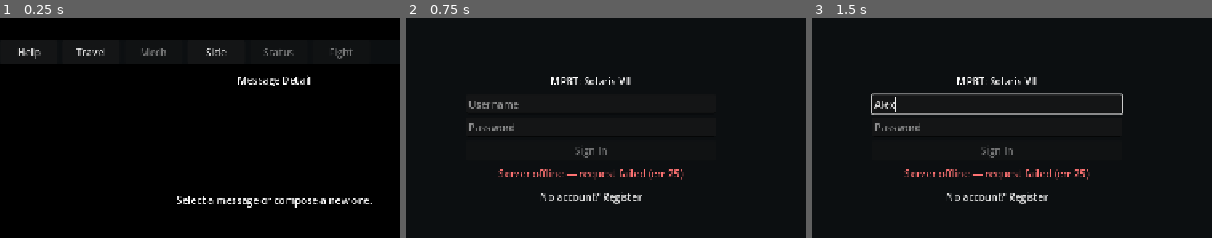
Above: before the commit, frames 1-3 (left to right).
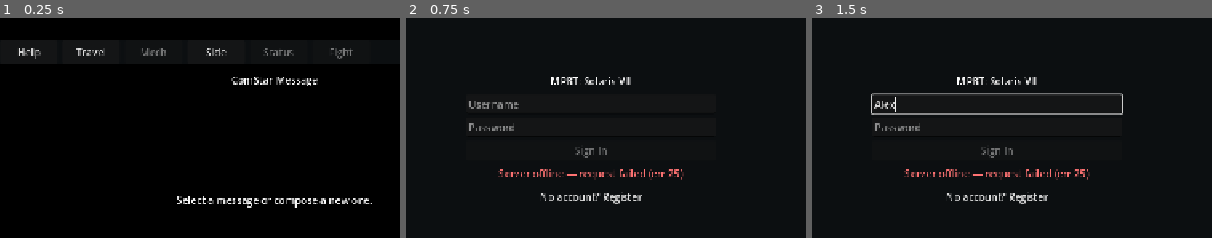
Above: after the commit, the same moments.

Repository: gnummers/mpbt-client
Game: Godot game, scene res://scenes/comstar/comstar.tscn
Same seed, same stepped clock (60 frames per second), same inputs: the game is played once before the commit and once after it. This scene is started directly instead of the project's main scene.
Inputs (mouse positions are % of the whole screen's width and height, from its top left):
- Up to frame 1 (0.25 s): no input
- Up to frame 2 (0.75 s): click "Travel" at 0.5 s
- Up to frame 3 (1.5 s): click (50, 35) at 1.27 s; type "Alex" at 1.35 s
The pictures show only the part of the screen within x 27-77%, y 16-66%; the shares and areas given below are measured in that part.

The runs differ from the first frame. In frame 1, 0.6% of the frame differs, in the area x 57-80%, y 25-31%; in frame 2, nothing differs; in frame 3, nothing differs.

Commit message:
fix: align ComStar with retail messaging
Co-authored-by: Copilot <223556219+Copilot@users.noreply.github.com>

Diff:
--- a/scenes/comstar/comstar.gd
+++ b/scenes/comstar/comstar.gd
@@ -10,11 +10,18 @@
 const STANDINGS_SCENE := "res://scenes/standings/standings.tscn"
 const SETTINGS_SCENE := "res://scenes/settings/settings.tscn"
 const ARENA_SCENE := "res://scenes/arena/ready_room.tscn"
+const COMSTAR_REPLY_TAG_LENGTH := 9
+const COMSTAR_BODY_CHARS_PER_LINE := 92
+const COMSTAR_BODY_LINES_PER_PAGE := 12
 
 var _comstar: Node  # ComstarClient
 var _messages: Array = []
 var _selected_msg: Dictionary = {}
 var _command_texture: Texture2D = null
+var _selected_reply_prefix := ""
+var _compose_reply_prefix := ""
+var _message_body_pages: Array[String] = []
+var _message_body_page := 0
 
 @onready var _shell_north: TextureRect = $ShellNorth
 @onready var _shell_south: TextureRect = $ShellSouth
@@ -49,6 +56,7 @@
 @onready var _inbox_list: VBoxContainer = $MainVBox/ContentHBox/InboxShell/InboxMargin/InboxVBox/InboxScroll/InboxList
 @onready var _compose_btn: Button = $MainVBox/ContentHBox/InboxShell/InboxMargin/InboxVBox/ComposeButton
 @onready var _placeholder_label: Label = $MainVBox/ContentHBox/DetailShell/DetailMargin/DetailVBox/PlaceholderLabel
+@onready var _detail_title: Label = $MainVBox/ContentHBox/DetailShell/DetailMargin/DetailVBox/DetailTitle
 @onready var _detail_view: VBoxContainer = $MainVBox/ContentHBox/DetailShell/DetailMargin/DetailVBox/DetailView
 @onready var _det_from: Label = $MainVBox/ContentHBox/DetailShell/DetailMargin/DetailVBox/DetailView/FromLabel
 @onready var _det_subject: Label = $MainVBox/ContentHBox/DetailShell/DetailMargin/DetailVBox/DetailView/SubjectLabel
@@ -58,6 +66,7 @@
 @onready var _delete_btn: Button = $MainVBox/ContentHBox/DetailShell/DetailMargin/DetailVBox/DetailView/ActionBar/DeleteButton
 @onready var _compose_view: VBoxContainer = $MainVBox/ContentHBox/DetailShell/DetailMargin/DetailVBox/ComposeView
 @onready var _to_field: LineEdit = $MainVBox/ContentHBox/DetailShell/DetailMargin/DetailVBox/ComposeView/ToRow/ToField
+@onready var _subject_row: HBoxContainer = $MainVBox/ContentHBox/DetailShell/DetailMargin/DetailVBox/ComposeView/SubjectRow
 @onready var _subject_field: LineEdit = $MainVBox/ContentHBox/DetailShell/DetailMargin/DetailVBox/ComposeView/SubjectRow/SubjectField
 @onready var _body_field: TextEdit = $MainVBox/ContentHBox/DetailShell/DetailMargin/DetailVBox/ComposeView/BodyField
 @onready var _send_btn: Button = $MainVBox/ContentHBox/DetailShell/DetailMargin/DetailVBox/ComposeView/ActionBar/SendButton
@@ -69,6 +78,11 @@
 	_apply_retail_shell_art()
 	_refresh_command_bar()
 	_user_label.text = _user_summary()
+	_detail_title.text = "ComStar Message"
+	_subject_row.visible = false
+	_subject_field.text = ""
+	_to_field.placeholder_text = "Display name or 5-char ComStar ID"
+	_delete_btn.visible = false
 
 	_comstar = load("res://scripts/net/comstar_client.gd").new()
 	add_child(_comstar)
@@ -80,6 +94,8 @@
 	_comstar.mark_failed.connect(_on_mark_failed)
 	_comstar.message_deleted.connect(_on_message_deleted)
 	_comstar.delete_failed.connect(_on_delete_failed)
+	if not WSClient.comstar_message_received.is_connected(_on_comstar_message_received):
+		WSClient.comstar_message_received.connect(_on_comstar_message_received)
 
 	_show_detail(false)
 	_show_compose(false)
@@ -224,10 +240,14 @@
 	for msg_v in _messages:
 		var msg := msg_v as Dictionary
 		var btn := Button.new()
-		var prefix := "" if msg.get("readAt") != null else "[NEW] "
 		var from := str(msg.get("from", "?"))
-		var subj := str(msg.get("subject", "(no subject)"))
-		btn.text = "%s%s\n%s" % [prefix, from, subj]
+		var code := str(msg.get("fromComstarCode", ""))
+		var preview := _visible_comstar_body(str(msg.get("body", "")))
+		if preview.is_empty():
+			preview = _visible_comstar_body(str(msg.get("preview", "")))
+		preview = _build_preview(preview)
+		var label := from if code.is_empty() else "%s [%s]" % [from, code]
+		btn.text = "%s\n%s" % [label, preview]
 		btn.alignment = HORIZONTAL_ALIGNMENT_LEFT
 		btn.flat = true
 		btn.size_flags_horizontal = Control.SIZE_EXPAND_FILL
@@ -236,10 +256,108 @@
 
 
 func _populate_detail(msg: Dictionary) -> void:
-	_det_from.text = "From: %s" % str(msg.get("from", "?"))
-	_det_subject.text = "Subject: %s" % str(msg.get("subject", "(no subject)"))
+	var from := str(msg.get("from", "?"))
+	var code := str(msg.get("fromComstarCode", ""))
+	var body_parts := _extract_reply_prefix_tags(str(msg.get("body", "")))
+	_selected_reply_prefix = str(body_parts.get("reply_prefix", ""))
+	_det_from.text = "From: %s" % from
+	_det_subject.visible = not code.is_empty()
+	_det_subject.text = "ComStar ID: %s" % code
 	_det_date.text = "Sent: %s" % _format_date(str(msg.get("sentAt", "")))
-	_det_body.text = str(msg.get("body", ""))
+	_set_message_body_pages(str(body_parts.get("body", "")))
+
+
+func _extract_reply_prefix_tags(body: String) -> Dictionary:
+	var visible := ""
+	var reply_prefix := ""
+	var i := 0
+	while i < body.length():
+		if _is_reply_prefix_tag_at(body, i):
+			reply_prefix += body.substr(i, COMSTAR_REPLY_TAG_LENGTH)
+			i += COMSTAR_REPLY_TAG_LENGTH
+			continue
+		visible += body.substr(i, 1)
+		i += 1
+	return {"body": visible, "reply_prefix": reply_prefix}
+
+
+func _visible_comstar_body(body: String) -> String:
+	return str(_extract_reply_prefix_tags(body).get("body", ""))
+
+
+func _is_reply_prefix_tag_at(body: String, index: int) -> bool:
+	if index + COMSTAR_REPLY_TAG_LENGTH > body.length():
+		return false
+	if body.substr(index, 1) != "[" or body.substr(index + 8, 1) != "]":
+		return false
+	var kind := body.substr(index + 1, 1).to_lower()
+	if kind != "p" and kind != "r":
+		return false
+	for i in range(index + 2, index + 8):
+		var code := body.unicode_at(i)
+		var is_digit := code >= 48 and code <= 57
+		var is_upper := code >= 65 and code <= 90
+		var is_lower := code >= 97 and code <= 122
+		if not is_digit and not is_upper and not is_lower:
+			return false
+	return true
+
+
+func _build_preview(body: String) -> String:
+	for line in body.split("\n", true):
+		var trimmed := str(line).strip_edges()
+		if not trimmed.is_empty():
+			return trimmed.substr(0, 84)
+	return ""
+
+
+func _set_message_body_pages(body: String) -> void:
+	_message_body_pages.clear()
+	_message_body_page = 0
+	var wrapped_lines := _wrap_message_body_lines(body)
+	if wrapped_lines.is_empty():
+		_message_body_pages.append("")
+	else:
+		var line_index := 0
+		while line_index < wrapped_lines.size():
+			var page_lines := wrapped_lines.slice(line_index, line_index + COMSTAR_BODY_LINES_PER_PAGE)
+			_message_body_pages.append("\n".join(page_lines))
+			line_index += COMSTAR_BODY_LINES_PER_PAGE
+	_render_message_body_page()
+
+
+func _wrap_message_body_lines(body: String) -> Array[String]:
+	var lines: Array[String] = []
+	var normalized := body.replace("\r\n", "\n").replace("\r", "\n")
+	for raw_line_v in normalized.split("\n", true):
+		var raw_line := str(raw_line_v)
+		if raw_line.is_empty():
+			lines.append("")
+			continue
+		var line := raw_line
+		while line.length() > COMSTAR_BODY_CHARS_PER_LINE:
+			var cut := line.rfind(" ", COMSTAR_BODY_CHARS_PER_LINE)
+			if cut < 40:
+				cut = COMSTAR_BODY_CHARS_PER_LINE
+			lines.append(line.substr(0, cut))
+			line = line.substr(cut).strip_edges(true, false)
+		lines.append(line)
+	return lines
+
+
+func _render_message_body_page() -> void:
+	if _message_body_pages.is_empty():
+		_det_body.text = ""
+		return
+	_message_body_page = clampi(_message_body_page, 0, _message_body_pages.size() - 1)
+	_det_body.text = _message_body_pages[_message_body_page]
+
+
+func _advance_message_body_page(delta: int) -> void:
+	if _message_body_pages.size() <= 1:
+		return
+	_message_body_page = clampi(_message_body_page + delta, 0, _message_body_pages.size() - 1)
+	_render_message_body_page()
 
 
 func _format_date(iso: String) -> String:
@@ -251,12 +369,18 @@
 
 func _show_detail(visible: bool) -> void:
 	_detail_view.visible = visible
+	if not visible:
+		_message_body_pages.clear()
+		_message_body_page = 0
+		_selected_reply_prefix = ""
 	_refresh_right_panel_visibility()
 	_refresh_detail_actions()
 
 
 func _show_compose(visible: bool) -> void:
 	_compose_view.visible = visible
+	if not visible:
+		_compose_reply_prefix = ""
 	_refresh_right_panel_visibility()
 	_refresh_detail_actions()
 
@@ -266,9 +390,13 @@
 
 
 func _refresh_detail_actions() -> void:
-	var can_manage := not _selected_msg.is_empty() and not ServerBridge.game_api_url.is_empty()
-	_reply_btn.disabled = not can_manage
-	_delete_btn.disabled = not can_manage
+	var can_reply := (
+		not _selected_msg.is_empty()
+		and not ServerBridge.game_api_url.is_empty()
+		and int(_selected_msg.get("replyTargetId", 0)) != 0
+	)
+	_reply_btn.disabled = not can_reply
+	_delete_btn.disabled = true
 
 
 func _on_inbox_loaded(messages: Array) -> void:
@@ -295,8 +423,8 @@
 
 func _on_compose_pressed() -> void:
 	_show_detail(false)
+	_compose_reply_prefix = ""
 	_to_field.text = ""
-	_subject_field.text = ""
 	_body_field.text = ""
 	_show_compose(true)
 	_to_field.grab_focus()
@@ -305,12 +433,12 @@
 func _on_reply_pressed() -> void:
 	if _selected_msg.is_empty():
 		return
-	var from := str(_selected_msg.get("from", ""))
-	var orig_subject := str(_selected_msg.get("subject", ""))
-	var re_subject := orig_subject if orig_subject.begins_with("Re: ") else "Re: " + orig_subject
+	var reply_to := str(_selected_msg.get("fromComstarCode", ""))
+	if reply_to.is_empty():
+		reply_to = str(_selected_msg.get("from", ""))
+	_compose_reply_prefix = _selected_reply_prefix
 	_show_detail(false)
-	_to_field.text = from
-	_subject_field.text = re_subject
+	_to_field.text = reply_to
 	_body_field.text = ""
 	_show_compose(true)
 	_body_field.grab_focus()
@@ -324,7 +452,6 @@
 
 func _on_send_pressed() -> void:
 	var to := _to_field.text.strip_edges()
-	var subject := _subject_field.text.strip_edges()
 	var body := _body_field.text.strip_edges()
 
 	if to.is_empty():
@@ -333,25 +460,22 @@
 	if body.is_empty():
 		_set_status("Error: message body is required", Color(1.0, 0.45, 0.45))
 		return
-	if subject.length() > 100:
-		_set_status("Error: subject must be 100 characters or fewer", Color(1.0, 0.45, 0.45))
-		return
-	if body.length() > 1000:
-		_set_status("Error: message must be 1000 characters or fewer", Color(1.0, 0.45, 0.45))
-		return
 	if ServerBridge.game_api_url.is_empty():
 		_set_status("Server offline", Color(1.0, 0.45, 0.45))
 		return
 
 	_send_btn.disabled = true
 	_set_status("Sending...")
-	_comstar.send_message(ServerBridge.game_api_url, to, subject, body)
+	_comstar.send_message(ServerBridge.game_api_url, to, _compose_reply_prefix + body)
 
 
 func _on_message_sent() -> void:
 	_send_btn.disabled = false
 	_show_compose(false)
-	_set_status("Message sent.", Color(0.45, 1.0, 0.35))
+	_compose_reply_prefix = ""
+	_to_field.text = ""
+	_body_field.text = ""
+	_set_status("ComStar message queued.", Color(0.45, 1.0, 0.35))
 	if not ServerBridge.game_api_url.is_empty():
 		_comstar.fetch_inbox(ServerBridge.game_api_url)
 
@@ -372,27 +496,71 @@
 	_delete_btn.disabled = false
 	_show_detail(false)
 	_selected_msg = {}
+	_selected_reply_prefix = ""
 	_messages = _messages.filter(func(m): return int(m.get("id", -1)) != message_id)
 	_populate_inbox()
-	_set_status("Message deleted.", Color(0.45, 1.0, 0.35))
+	_set_status("Message dismissed.", Color(0.45, 1.0, 0.35))
 
 
 func _on_delete_failed(reason: String) -> void:
 	_delete_btn.disabled = false
-	_set_status("Delete failed: %s" % reason, Color(1.0, 0.45, 0.45))
+	_set_status("Dismiss failed: %s" % reason, Color(1.0, 0.45, 0.45))
 
 
 func _on_marked_read(message_id: int) -> void:
-	for i in _messages.size():
-		if int(_messages[i].get("id", -1)) == message_id:
-			_messages[i] = _messages[i].duplicate()
-			_messages[i]["readAt"] = "now"
-			break
+	_messages = _messages.filter(func(m): return int(m.get("id", -1)) != message_id)
 	_populate_inbox()
+
+
+func _unhandled_key_input(event: InputEvent) -> void:
+	if not (event is InputEventKey):
+		return
+	var key_event := event as InputEventKey
+	if not key_event.pressed or key_event.echo:
+		return
+	var focus := get_viewport().gui_get_focus_owner()
+	if focus is LineEdit or focus is TextEdit:
+		if key_event.keycode == KEY_ESCAPE and _compose_view.visible:
+			_on_cancel_pressed()
+			get_viewport().set_input_as_handled()
+		return
+	if _compose_view.visible:
+		if key_event.keycode == KEY_ESCAPE:
+			_on_cancel_pressed()
+			get_viewport().set_input_as_handled()
+		return
+	if not _detail_view.visible:
+		return
+	match key_event.keycode:
+		KEY_R:
+			if not _reply_btn.disabled:
+				_on_reply_pressed()
+				get_viewport().set_input_as_handled()
+		KEY_SPACE, KEY_M, KEY_PAGEDOWN:
+			_advance_message_body_page(1)
+			get_viewport().set_input_as_handled()
+		KEY_PAGEUP:
+			_advance_message_body_page(-1)
+			get_viewport().set_input_as_handled()
+		KEY_TAB:
+			if key_event.shift_pressed:
+				_advance_message_body_page(-1)
+				get_viewport().set_input_as_handled()
+		KEY_ESCAPE, KEY_ENTER, KEY_KP_ENTER:
+			_show_detail(false)
+			_selected_msg = {}
+			get_viewport().set_input_as_handled()
 
 
 func _on_mark_failed(reason: String) -> void:
 	_set_status("Mark read failed: %s" % reason, Color(1.0, 0.45, 0.45))
+
+
+func _on_comstar_message_received() -> void:
+	if ServerBridge.game_api_url.is_empty():
+		return
+	_set_status("New ComStar message received.", Color(0.45, 1.0, 0.35))
+	_comstar.fetch_inbox(ServerBridge.game_api_url)
 
 
 func _on_help_pressed() -> void:
--- a/scripts/net/comstar_client.gd
+++ b/scripts/net/comstar_client.gd
@@ -15,7 +15,7 @@
 ##   send_failed(reason: String)            — POST /comstar failed
 ##   marked_read(message_id: int)           — PATCH /comstar/:id/read succeeded
 ##   mark_failed(reason: String)            — PATCH failed
-##   message_deleted(message_id: int)       — DELETE /comstar/:id succeeded
+##   message_deleted(message_id: int)       — DELETE /comstar/:id succeeded (retail-style dismiss)
 ##   delete_failed(reason: String)          — DELETE failed
 
 signal inbox_loaded(messages: Array)
@@ -72,9 +72,9 @@
 	_unread_http.request(base_url + "/comstar/unread", _auth_headers())
 
 
-## Send a ComStar message.
-func send_message(base_url: String, to: String, subject: String, body: String) -> void:
-	var payload := JSON.stringify({"to": to, "subject": subject, "body": body})
+## Send a retail-style ComStar message.
+func send_message(base_url: String, to: String, body: String) -> void:
+	var payload := JSON.stringify({"to": to, "body": body})
 	var headers := PackedStringArray([
 		"X-Username: " + _display_name(),
 		"Content-Type: application/json",
Not shown, changed: PLAN.md
Not shown, changed: README.md
Not shown, changed: ROADMAP.md
Not shown, changed: WORKLOG.md
